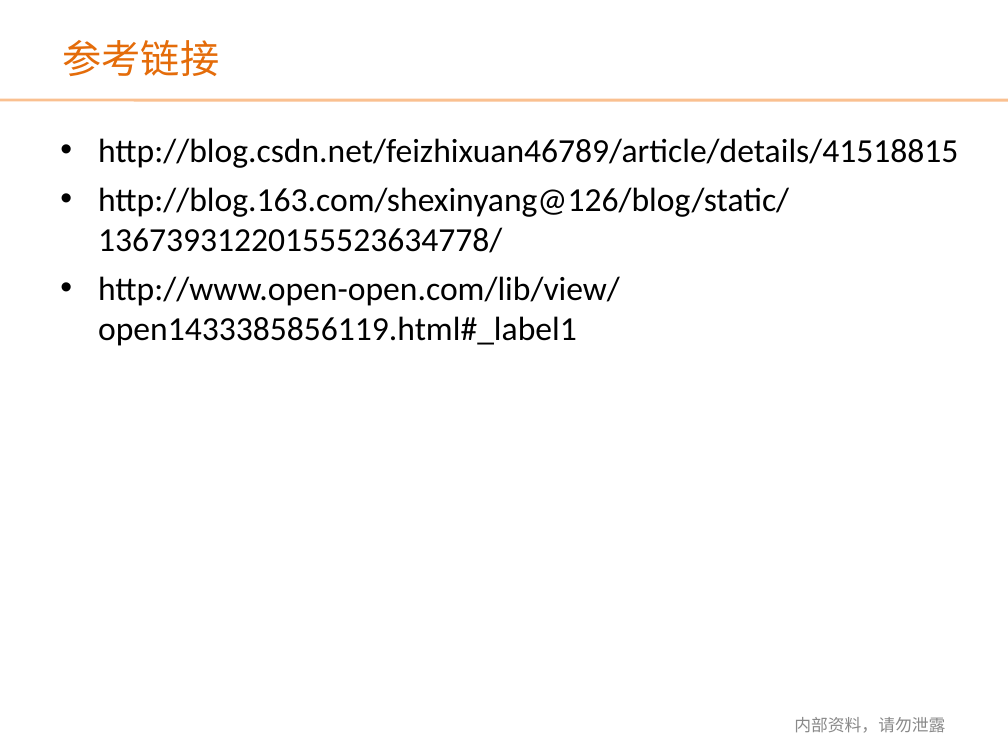
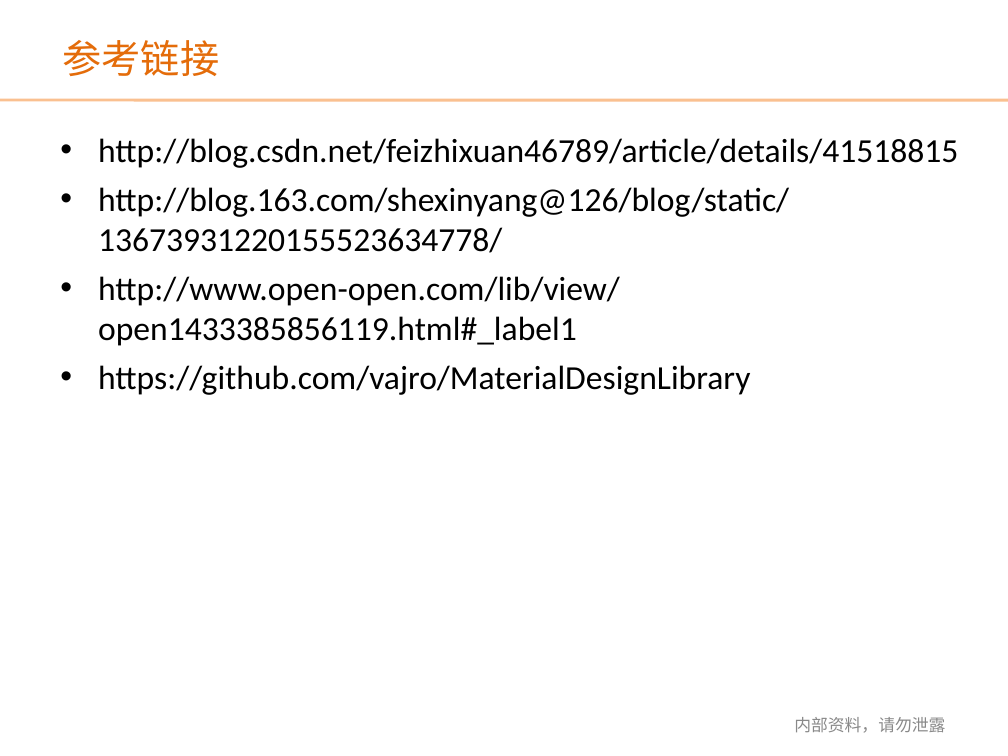
Before and after one commit to renbeyond/shareDemos, a slide deck: slide 16 of Android知识分享交流11_MD初涉_Bauer_3:10/Android知识分享交流_MD初涉_Bauer.ppt. Drawn at 1008x756 pixels with LibreOffice and Linux fonts; fonts in the diff are those of the drawing; background and template pictures are left out. Boxes give left, top, right and bottom in pixels: in the first picture for what was removed or moved away, otherwise in the second. Text is boxed around its words. In the diff, an @@ line names an element or a change of style, - is before the commit and + after.

```diff
--- a/Android知识分享交流11_MD初涉_Bauer_3:10/Android知识分享交流_MD初涉_Bauer.ppt
+++ b/Android知识分享交流11_MD初涉_Bauer_3:10/Android知识分享交流_MD初涉_Bauer.ppt
@@ text at [98,365,750,395]: paragraph added @@
+• https://github.com/vajro/MaterialDesignLibrary
```
Also in this commit, not shown: 13 other files.
